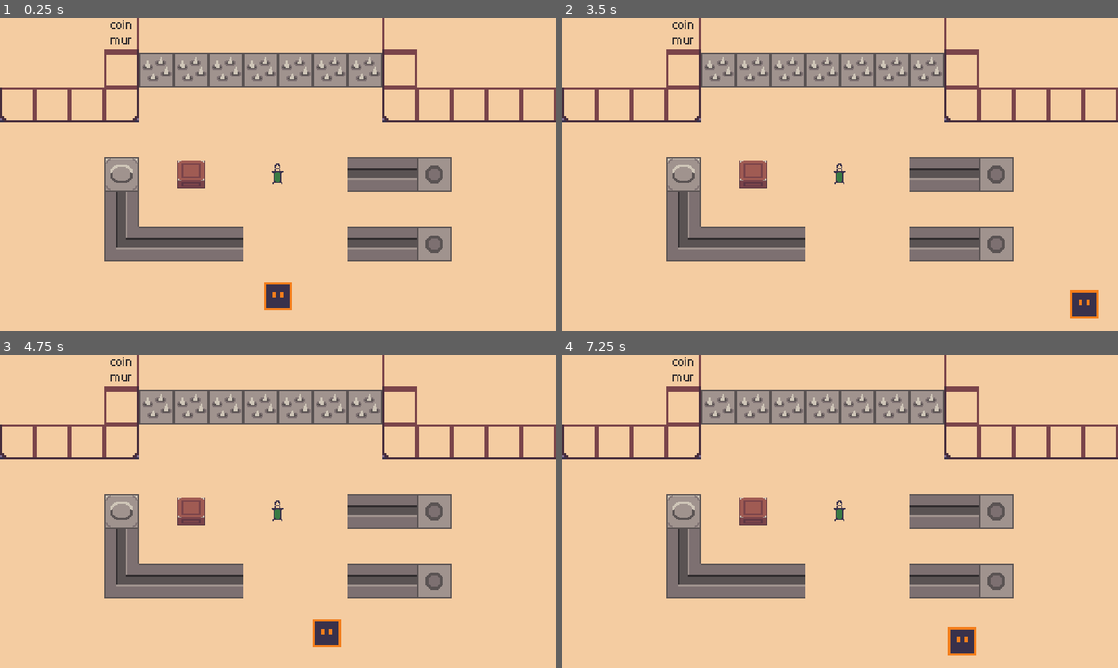
Above: before the commit, frames 1-4 (two rows, left to right).
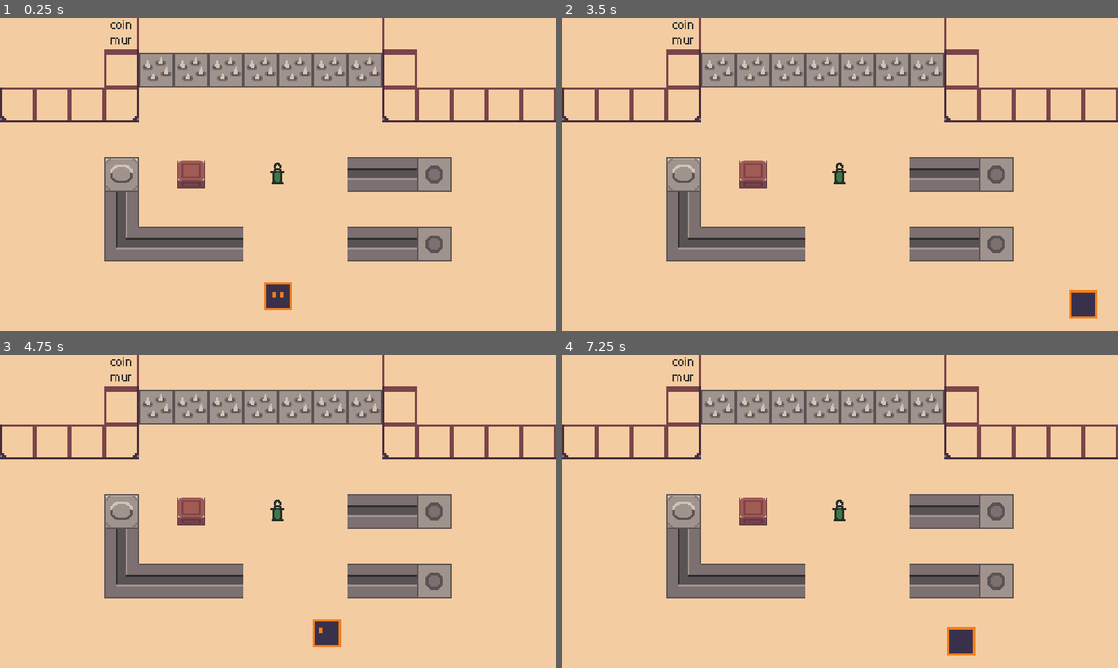
Above: after the commit, the same moments.

Repository: ElouanT/game_off_2024
Game: Godot game, scene res://scenes/game.tscn
The game is run twice, just before and just after one commit, with the same random seed, the same clock (stepped at 60 frames per second) and the same inputs.
Inputs:
- Up to frame 1 (0.25 s): no input
- Up to frame 2 (3.5 s): tap Enter at 0.5, 2.75 s; hold Right (right) 0.53-1.28 s; tap U (action) at 0.6, 1.35, 2.3, 2.85 s; hold Down (down) 1.28-2.03 s; tap Space at 2 s; hold Right (right) 2.03-2.78 s; tap I (secondary_action) at 2.1 s; hold Up (up) from 2.78 s (still down)
- Up to frame 3 (4.75 s): release Up (up) at 3.53 s; hold Left (left) from 3.53 s (still down); tap U (action) at 3.6, 4.55 s; tap I (secondary_action) at 4.35 s
- Up to frame 4 (7.25 s): release Left (left) at 5.03 s; hold Down (down) 5.03-5.78 s; tap U (action) at 5.1, 5.85, 6.8 s; tap Space at 5.75 s; hold Right (right) 5.78-6.53 s; tap Enter at 6.5 s; hold Up (up) from 6.53 s (still down); tap I (secondary_action) at 6.6 s

The runs differ from the first frame. In frame 1, less than 0.1% of the frame differs, in the area x 48-52%, y 46-54%; in frame 2, 0.2%; in frame 3, 0.1%; in frame 4, 0.2%, in the area x 48-75%, y 46-96%.

Commit message:
feat - animation character + fixs

Diff:
--- a/assets/tile_set.tres
+++ b/assets/tile_set.tres
@@ -7,6 +7,7 @@
 texture_region_size = Vector2i(32, 32)
 use_texture_padding = false
 0:0/0 = 0
+0:0/0/physics_layer_0/polygon_0/points = PackedVector2Array(-16, -16, 16, -16, 16, 16, -16, 16)
 0:0/0/physics_layer_1/angular_velocity = 1.0
 1:0/0 = 0
 1:0/0/physics_layer_0/polygon_0/points = PackedVector2Array(-16, -16, 16, -16, 16, 16, -16, 16)
@@ -35,6 +36,7 @@
 3:2/0/physics_layer_0/polygon_0/points = PackedVector2Array(-16, -16, 16, -16, 16, 16, -16, 16)
 3:2/0/physics_layer_1/angular_velocity = 1.0
 0:3/0 = 0
+0:3/0/physics_layer_1/polygon_0/points = PackedVector2Array(-16, -16, 16, -16, 16, 16, -16, 16)
 1:3/0 = 0
 1:3/0/physics_layer_1/polygon_0/points = PackedVector2Array(-16, -16, 16, -16, 16, 16, -16, 16)
 2:3/0 = 0
--- a/scenes/character/character.tscn
+++ b/scenes/character/character.tscn
@@ -1,7 +1,88 @@
-[gd_scene load_steps=5 format=3 uid="uid://xdp5fq0gat6l"]
+[gd_scene load_steps=15 format=3 uid="uid://xdp5fq0gat6l"]
 
 [ext_resource type="Texture2D" uid="uid://bdh61toc10jys" path="res://assets/images/character.png" id="1_d4amu"]
 [ext_resource type="Script" path="res://scripts/character.gd" id="1_ukv3u"]
+
+[sub_resource type="AtlasTexture" id="AtlasTexture_bqq5i"]
+atlas = ExtResource("1_d4amu")
+region = Rect2(0, 0, 32, 32)
+
+[sub_resource type="AtlasTexture" id="AtlasTexture_8b8dd"]
+atlas = ExtResource("1_d4amu")
+region = Rect2(32, 0, 32, 32)
+
+[sub_resource type="AtlasTexture" id="AtlasTexture_1lbfh"]
+atlas = ExtResource("1_d4amu")
+region = Rect2(64, 0, 32, 32)
+
+[sub_resource type="AtlasTexture" id="AtlasTexture_lomsb"]
+atlas = ExtResource("1_d4amu")
+region = Rect2(0, 32, 32, 32)
+
+[sub_resource type="AtlasTexture" id="AtlasTexture_j5iih"]
+atlas = ExtResource("1_d4amu")
+region = Rect2(32, 32, 32, 32)
+
+[sub_resource type="AtlasTexture" id="AtlasTexture_bbi1k"]
+atlas = ExtResource("1_d4amu")
+region = Rect2(64, 32, 32, 32)
+
+[sub_resource type="AtlasTexture" id="AtlasTexture_rhm38"]
+atlas = ExtResource("1_d4amu")
+region = Rect2(0, 64, 32, 32)
+
+[sub_resource type="AtlasTexture" id="AtlasTexture_2yfxv"]
+atlas = ExtResource("1_d4amu")
+region = Rect2(32, 64, 32, 32)
+
+[sub_resource type="AtlasTexture" id="AtlasTexture_5n4x3"]
+atlas = ExtResource("1_d4amu")
+region = Rect2(64, 64, 32, 32)
+
+[sub_resource type="SpriteFrames" id="SpriteFrames_3rai2"]
+animations = [{
+"frames": [{
+"duration": 1.0,
+"texture": SubResource("AtlasTexture_bqq5i")
+}, {
+"duration": 1.0,
+"texture": SubResource("AtlasTexture_8b8dd")
+}, {
+"duration": 1.0,
+"texture": SubResource("AtlasTexture_1lbfh")
+}],
+"loop": true,
+"name": &"down",
+"speed": 5.0
+}, {
+"frames": [{
+"duration": 1.0,
+"texture": SubResource("AtlasTexture_lomsb")
+}, {
+"duration": 1.0,
+"texture": SubResource("AtlasTexture_j5iih")
+}, {
+"duration": 1.0,
+"texture": SubResource("AtlasTexture_bbi1k")
+}],
+"loop": true,
+"name": &"left",
+"speed": 5.0
+}, {
+"frames": [{
+"duration": 1.0,
+"texture": SubResource("AtlasTexture_rhm38")
+}, {
+"duration": 1.0,
+"texture": SubResource("AtlasTexture_2yfxv")
+}, {
+"duration": 1.0,
+"texture": SubResource("AtlasTexture_5n4x3")
+}],
+"loop": true,
+"name": &"up",
+"speed": 5.0
+}]
 
 [sub_resource type="RectangleShape2D" id="RectangleShape2D_s7ykl"]
 
@@ -14,8 +95,11 @@
 collision_mask = 145
 script = ExtResource("1_ukv3u")
 
-[node name="Sprite2D" type="Sprite2D" parent="."]
-texture = ExtResource("1_d4amu")
+[node name="AnimatedSprite2D" type="AnimatedSprite2D" parent="."]
+sprite_frames = SubResource("SpriteFrames_3rai2")
+animation = &"down"
+autoplay = "down"
+frame_progress = 0.315894
 
 [node name="CollisionBox" type="CollisionShape2D" parent="."]
 shape = SubResource("RectangleShape2D_s7ykl")
--- a/scenes/object/lantern.tscn
+++ b/scenes/object/lantern.tscn
@@ -83,13 +83,13 @@
 }
 
 [sub_resource type="CircleShape2D" id="CircleShape2D_7sc84"]
-radius = 72.0
+radius = 70.0
 
 [node name="Lantern" type="Node2D" groups=["lantern"]]
 script = ExtResource("1_uwsnk")
 
 [node name="AnimatedSprite2D" type="AnimatedSprite2D" parent="."]
-z_index = 1
+z_index = 10
 sprite_frames = SubResource("SpriteFrames_fo3no")
 animation = &"off"
 
--- a/scripts/box.gd
+++ b/scripts/box.gd
@@ -15,15 +15,17 @@
 		get_child(1).set_collision_mask_value(5, false)
 
 	for area in $Area2D.get_overlapping_areas():
-		if (area.get_parent().name == "Character"
-		&& mirrored == get_parent().get_parent().get_node("Lantern").is_active):
-			for bodie in $Area2D.get_overlapping_bodies():
-				var destination = tilemap.local_to_map(position) + Vector2i(bodie.direction.normalized())
-				var destination_cell_atlas = tilemap.get_cell_atlas_coords(destination)
-				if (destination_cell_atlas == Vector2i(2, 1)
-				|| destination_cell_atlas == Vector2i(2, 4)
-				|| (destination_cell_atlas.x in range(6, 10) && destination_cell_atlas.y <= 5)
-				|| (destination_cell_atlas.x in range(10, 12) && destination_cell_atlas.y <= 1)
-				||	(destination_cell_atlas.x in range(10, 12) && destination_cell_atlas.y == 5)):
-					new_position = tilemap.map_to_local(destination)
+		if (area.get_parent().name == "Character"):
+			var character = area.get_parent()
+			var lantern = get_parent().get_parent().get_node("Lantern")
+			if mirrored == (lantern.is_active && character.position.distance_to(lantern.position) <= 70):
+				for bodie in $Area2D.get_overlapping_bodies():
+					var destination = tilemap.local_to_map(position) + Vector2i(bodie.direction.normalized())
+					var destination_cell_atlas = tilemap.get_cell_atlas_coords(destination)
+					if (destination_cell_atlas == Vector2i(2, 1)
+					|| destination_cell_atlas == Vector2i(2, 4)
+					|| (destination_cell_atlas.x in range(6, 10) && destination_cell_atlas.y <= 5)
+					|| (destination_cell_atlas.x in range(10, 12) && destination_cell_atlas.y <= 1)
+					||	(destination_cell_atlas.x in range(10, 12) && destination_cell_atlas.y == 5)):
+						new_position = tilemap.map_to_local(destination)
 	position = lerp(position, new_position, 8 * delta)
--- a/scripts/camera_trigger.gd
+++ b/scripts/camera_trigger.gd
@@ -9,9 +9,11 @@
 	camera_anchor = get_parent().get_node("CameraOrigin").global_position
 	camera_position = get_viewport().get_camera_2d().transform.origin
 	entered = true
+	get_parent().get_parent().on_screen = true
 
 func _on_body_exited(body: Node2D) -> void:
 	entered = false
+	get_parent().get_parent().on_screen = false
 
 func _process(delta: float) -> void:
 	if (entered):
--- a/scripts/character.gd
+++ b/scripts/character.gd
@@ -18,24 +18,38 @@
 	velocity = direction.normalized() * SPEED
 	move_and_slide()
 
+	# Animation
+	if(direction.x != 0):
+		$AnimatedSprite2D.flip_h = direction.x > 0
+
+	if(direction.normalized() == Vector2(0, 0)):
+		$AnimatedSprite2D.pause()
+
+	if(direction.x != 0 && direction.y == 0):
+		$AnimatedSprite2D.play("left")
+	if(direction.y < 0):
+		$AnimatedSprite2D.play("up")
+	if(direction.y > 0):
+		$AnimatedSprite2D.play("down")
+
 	# Query detection
 	if(direction.normalized() != Vector2(0, 0)):
 		$Area2D/QueryTrigger.position = direction.normalized() * 20
 
 	if(has_lantern):
-		lantern.position = $Sprite2D.global_position
+		lantern.position = $AnimatedSprite2D.global_position
 
 	if(Input.is_action_just_pressed("action")):
 		if has_lantern:
 			lantern.position = $Area2D/QueryTrigger.global_position
-			lantern.get_node("AnimatedSprite2D").show()
+			lantern.get_node("AnimatedSprite2D").scale = Vector2(1, 1)
 			has_lantern = false
 		else:
 			for area in $Area2D.get_overlapping_areas():
 				if area.is_in_group("interactable"):
 					if area.name == "Lantern":
 						has_lantern = true
-						lantern.get_node("AnimatedSprite2D").hide()
+						lantern.get_node("AnimatedSprite2D").scale = Vector2(0.9, 0.8)
 
 	if(Input.is_action_just_pressed("secondary_action")):
 		if has_lantern:
--- a/scripts/screen.gd
+++ b/scripts/screen.gd
@@ -10,6 +10,7 @@
 var pressure_plates : Dictionary
 var all_boxes : Dictionary
 
+var on_screen = false
 var solved: bool = false
 
 func _ready() -> void:
@@ -68,6 +69,9 @@
 
 
 func _process(delta: float) -> void:
+	if (!on_screen):
+		return
+
 	# Reset signal
 	for cable in overworld_cables:
 		overworld_tilemap.set_cell(cable, 0, overworld_cables[cable])
Binary file changed: assets/images/character.png
Binary file changed: assets/images/lantern.png
Binary file changed: assets/images/tilemap.png
